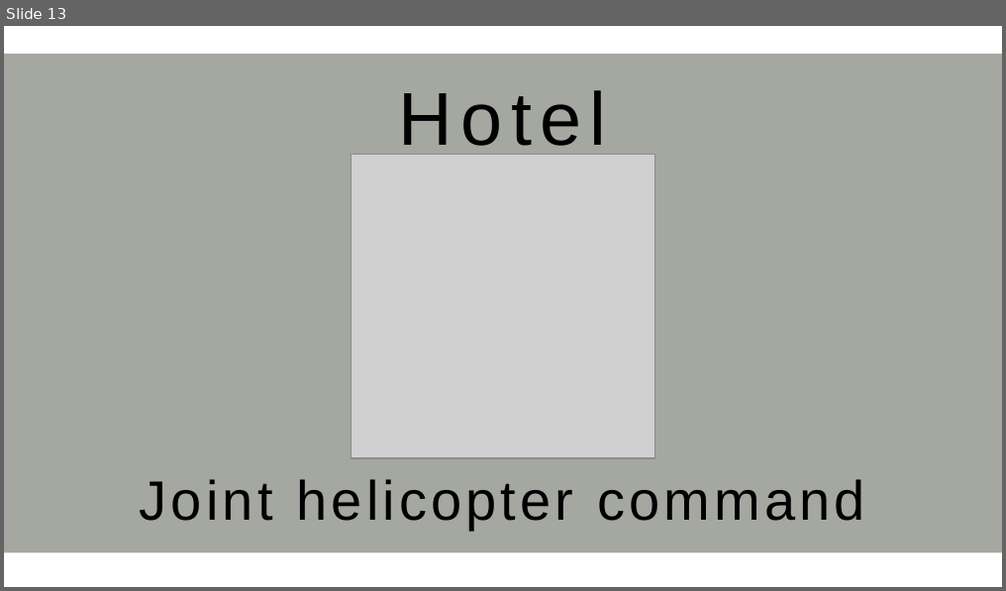
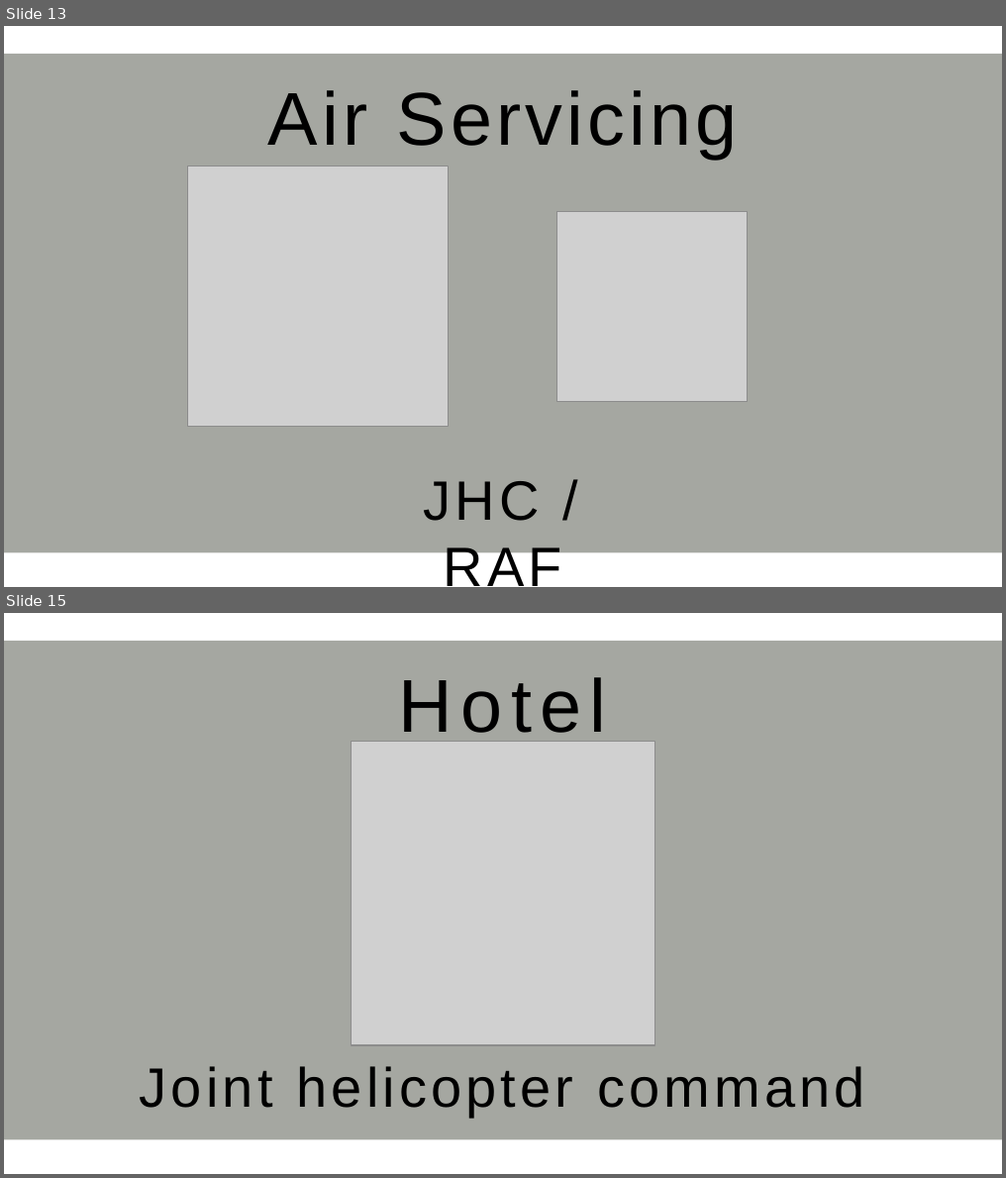
Before and after one commit to Eagle-Studios/2Para, a slide deck: _6_Extra Files/Custom Textures _2PARA.pptx. Shown one above the other, each under a label of ours: slide 13 before the commit, slides 13 and 15 after it; the slides between them are not shown. The pictures are 1006x591 and 1006x1178 pixels, drawn with LibreOffice and Linux fonts; fonts in the diff are those of the drawing; grey boxes stand for pictures. Boxes give left, top, right and bottom in pixels: in the first picture for what was removed or moved away, otherwise in the second. Text is boxed around its words. In the diff, an @@ line names an element or a change of style, - is before the commit and + after.

```diff
--- a/_6_Extra Files/Custom Textures _2PARA.pptx
+++ b/_6_Extra Files/Custom Textures _2PARA.pptx
@@ slide 13 added at box(4, 26, 1002, 587), background #FFFFFF @@
@@ rectangle added at box(4, 54, 1002, 554), fill #A5A7A1 @@
@@ text added at box(268, 90, 738, 159), 54 pt, text #000000 @@
+Air Servicing
@@ picture added at box(188, 166, 450, 426) @@
@@ picture added at box(557, 211, 747, 401) @@
@@ text added at box(424, 481, 562, 586), 40 pt, text #000000 @@
+JHC / RAF
@@ what was slide 13 is now slide 15 @@
```
Also in this commit, not shown: 11 slides changed, 2 other slides added, 1 slide removed, 15 other files.
